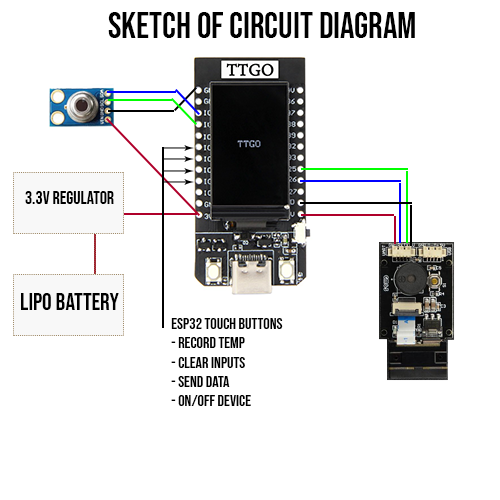
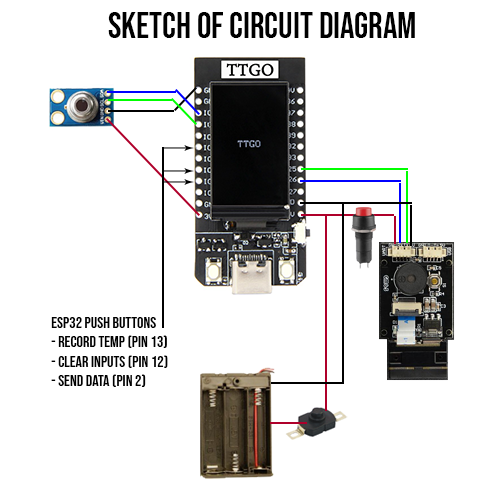
Two versions of the same layered image (500px x 500px). Layer-by-layer changes:
added layer "Shape 22" above "Shape 21" over left=342, top=204, right=344, bottom=383
added layer "Shape 21" above "Shape 20" over left=271, top=382, right=344, bottom=384
added layer "Shape 20" above "Layer 1 copy" over left=270, top=216, right=327, bottom=424
added layer "Layer 1 copy" above "Layer 2" over left=351, top=207, right=376, bottom=269
added layer "Layer 2" above "Layer 1" over left=284, top=402, right=348, bottom=440
added layer "Battery Holder" above "ESP32 PUSH Buttons - Record Temp (PIN 13) - Clear Inputs (PIN 1" over left=200, top=367, right=275, bottom=479
renamed "ESP32 Touch Buttons - Record Temp - Clear Inputs - Send Data -" to "ESP32 PUSH Buttons - Record Temp (PIN 13) - Clear Inputs (PIN 1", painted on it over left=51, top=317, right=283, bottom=406
hid "Shape 18 copy" over left=164, top=156, right=194, bottom=162
removed layer "Shape 2" over left=124, top=213, right=197, bottom=215
removed layer "3.3v Regulator" over left=25, top=191, right=114, bottom=204
removed layer "Rectangle 1 copy" over left=13, top=172, right=124, bottom=234
removed layer "Shape 1" over left=94, top=232, right=96, bottom=274
removed layer "Lipo Battery" over left=21, top=293, right=119, bottom=310
removed layer "Rectangle 1" over left=13, top=274, right=124, bottom=336
